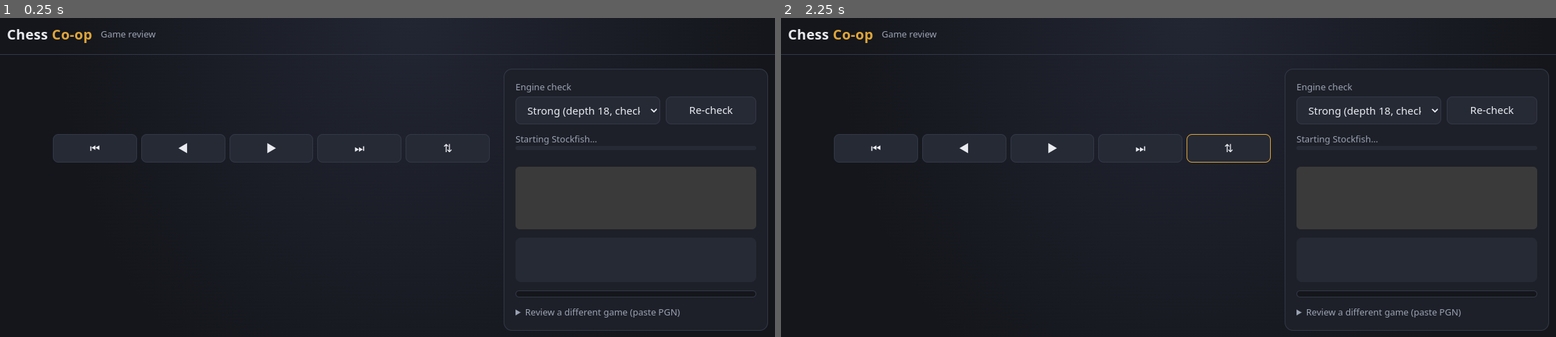
Above: before the commit, frames 1-2 (left to right).
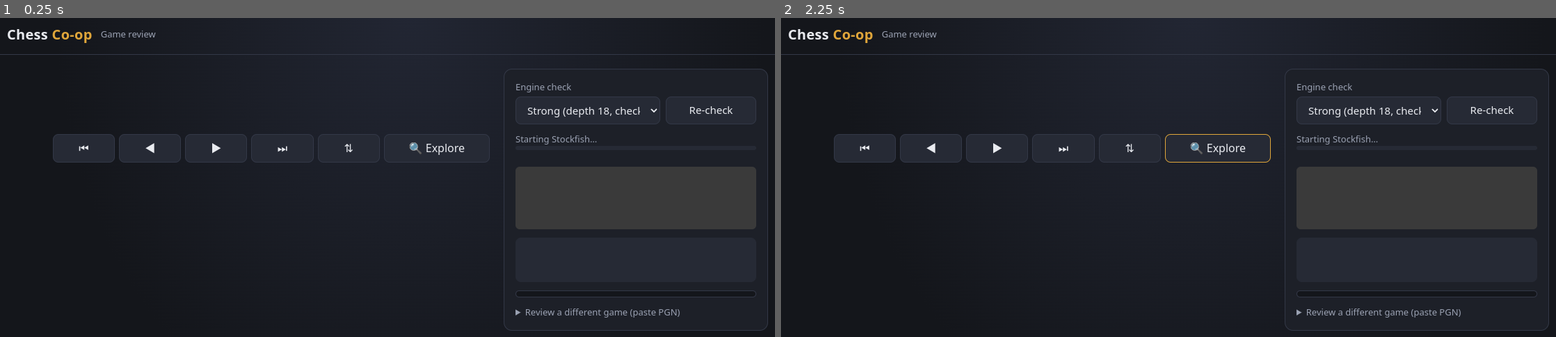
Above: after the commit, the same moments.

Repository: Yasukiii1/BrillianTChess
Game: browser game, page public/review.html
Two runs of this game, one before a commit and one after it. Both use one fixed random seed, a clock stepped at 60 frames per second and the inputs below.
Inputs (mouse positions are in pixels of both pictures, inside the frame that each line leads up to):
- Up to frame 1 (0.25 s): no input
- Up to frame 2 (2.25 s): hold Right 1.03-1.53 s; move the mouse to (1416, 203) at 1.07 s; tap Space at 1.1, 1.6, 2.1 s; hold Down 1.58-1.85 s; move the mouse to (1370, 190) at 1.67 s; hold Left from 1.9 s (still down); click "⇅" (after the commit: "🔍 Explore") at 2.02 s

The runs differ from the first frame. In frame 1, 0.3% of the frame differs, in the area x 10-60%, y 36-46%; in frame 2, 0.3%.

Commit message:
Review: show the consequences of your moves + Explore mode
- 'What if <opponent> takes the <piece>?' line for sacrifices/hanging pieces;
  if Stockfish wouldn't take, it calculates the capture line on demand
- 'What happens after <move>' line: your move + the opponent's best answer
- Explore mode: play any move from any position (or 'Try a different move
  here'), Stockfish answers with the best reply and the coach grades and
  explains your move; undo supported
- coach: don't stop counting material in the middle of a trade

Co-Authored-By: Claude Opus 5.5 <noreply@anthropic.com>

Diff:
--- a/public/css/style.css
+++ b/public/css/style.css
@@ -202,3 +202,4 @@
 .vline .vm { cursor: pointer; padding: 1px 4px; border-radius: 4px; }
 .vline .vm:hover { background: var(--panel-2); }
 .vline .vm.cur { background: rgba(40,140,255,.35); }
+.try-btn { border-style: dashed; }
--- a/public/js/review/coach.js
+++ b/public/js/review/coach.js
@@ -38,8 +38,11 @@
   const caps = { w: [], b: [] };
   const sans = [];
   const fens = [c.fen()];
-  for (const u of ucis.slice(0, maxPlies)) {
-    const m = uciMove(c, u);
+  for (let i = 0; i < ucis.length; i++) {
+    // stop after maxPlies, but never in the middle of a trade (finish recaptures, up to +4)
+    const lastWasCapture = i > 0 && /x/.test(sans[sans.length - 1] || '');
+    if (i >= maxPlies && (!lastWasCapture || i >= maxPlies + 4)) break;
+    const m = uciMove(c, ucis[i]);
     if (!m) break;
     if (m.captured) caps[m.color].push(m.captured);
     if (m.promotion) caps[m.color].push('promo:' + m.promotion);
@@ -205,6 +208,49 @@
  * Returns { text: [sentences], lines: [{ title, fen, ucis, sans }] }
  */
 export function explain(Chess, m, prev) {
+  const res = explainCore(Chess, m, prev);
+  if (m && m.label && m.label !== 'forced' && m.label !== 'book') addConsequences(Chess, m, res.lines);
+  return res;
+}
+
+/** The opponent's cheapest legal capture of the piece that just moved (if it's worth a piece). */
+function captureOf(Chess, m) {
+  const c = new Chess(m.fenBefore);
+  const mv = uciMove(c, m.uci);
+  if (!mv || mv.piece === 'k' || VAL[mv.promotion || mv.piece] < 3) return null;
+  const caps = c.moves({ verbose: true }).filter((x) => x.to === mv.to);
+  if (!caps.length) return null;
+  caps.sort((a, b) => VAL[a.piece] - VAL[b.piece]);
+  const t = caps[0];
+  return { uci: t.from + t.to + (t.promotion || ''), san: t.san, piece: mv.promotion || mv.piece };
+}
+
+/**
+ * Lines that show the CONSEQUENCES of the move actually played:
+ *  - "What if Black takes the bishop (Kxc4)?": the capture, then the engine's best play.
+ *    Marked probe:true when Stockfish still has to calculate the rest.
+ *  - "What happens after Bxc4": your move, then the opponent's best answer.
+ */
+function addConsequences(Chess, m, lines) {
+  const them = other(m.color);
+  const same = (a, b) => a.slice(0, 3).join(' ') === b.slice(0, 3).join(' ');
+  const has = (ucis) => lines.some((l) => same(l.ucis, ucis));
+  const mk = (title, ucis, probe = false) => ({ title, fen: m.fenBefore, ucis: ucis.slice(0, 10), sans: lineToSan(Chess, m.fenBefore, ucis, 10), probe });
+  const take = captureOf(Chess, m);
+  if (take) {
+    const title = `What if ${SIDE[them]} takes the ${NAME[take.piece]} (${take.san})?`;
+    const u = m.replyLine?.[0] === take.uci ? [m.uci, ...m.replyLine] : [m.uci, take.uci];
+    const dup = u.length > 2 && lines.find((l) => same(l.ucis, u));
+    if (dup) dup.title = `${title} Show why it ${m.label === 'brilliant' || m.label === 'great' || m.label === 'best' ? 'fails' : 'happens'}`;
+    else lines.unshift(mk(title, u, u.length === 2));
+  }
+  if (m.replyLine?.length) {
+    const u = [m.uci, ...m.replyLine];
+    if (!has(u)) lines.push(mk(`What happens after ${m.san}`, u));
+  }
+}
+
+function explainCore(Chess, m, prev) {
   const text = [];
   const lines = [];
   if (!m || !m.label) return { text, lines };
@@ -257,7 +303,8 @@
     const o = outcome(bestRun, me);
     if (L === 'best') {
       text.push(played.ideas.length ? `${cap(join(played.ideas))}.` : 'The strongest move in the position, improving the pieces without allowing anything.');
-      if (o && !played.ideas.some((i) => i.includes('checkmate'))) text.push(`Following the best line, ${SIDE[me]} ${o}.`);
+      const gain = bestRun ? materialPhrase(bestRun.caps, me).net : 0;
+      if (o && (gain > 0 || (bestRun.mate && bestRun.loser === them)) && !played.ideas.some((i) => i.includes('checkmate'))) text.push(`Following the best line, ${SIDE[me]} ${o}.`);
       if (m.bestLine?.length) lines.push(lineFor('Show the best line', m.bestLine));
     } else {
       text.push(`A ${L === 'excellent' ? 'very good' : 'decent'} move${played.ideas.length ? ' that ' + join(played.ideas) : ''}.`);
@@ -297,4 +344,4 @@
   return { text, lines };
 }
 
-export const _internals = { materialPhrase, forkTargets, pinOrSkewer, mateThreats, playLine, moveIdeas };
+export const _internals = { captureOf, materialPhrase, forkTargets, pinOrSkewer, mateThreats, playLine, moveIdeas };
--- a/public/js/review/review-page.js
+++ b/public/js/review/review-page.js
@@ -40,7 +40,8 @@
   result = classify(game, analyses, labelOf);
   cur = game.plies.length - 1;
   if (!board) {
-    board = new Board($('board'));
+    board = new Board($('board'), { onMove: (f, t, p) => exploreMove(f, t, p) });
+    $('explore').onclick = () => startExplore(cur >= 0 ? game.plies[cur].fenAfter : game.startFen);
     $('first').onclick = () => (vline ? stepLine(-99) : go(-1));
     $('prev').onclick = () => (vline ? stepLine(-1) : go(cur - 1));
     $('next').onclick = () => (vline ? stepLine(1) : go(cur + 1));
@@ -57,6 +58,8 @@
       if (vline && e.key === 'ArrowLeft') stepLine(-1);
       else if (vline && e.key === 'ArrowRight') stepLine(1);
       else if (vline && e.key === 'Escape') stopLine();
+      else if (explore && e.key === 'Escape') stopExplore();
+      else if (explore) return; // arrow keys don't leave Explore by accident
       else if (e.key === 'ArrowLeft') go(cur - 1);
       else if (e.key === 'ArrowRight') go(cur + 1);
       else if (e.key === 'Home') go(-1);
@@ -72,7 +75,7 @@
   run(+$('depth').value);
 }
 
-const go = (i) => { if (vline) stopLine(false); cur = Math.max(-1, Math.min(game.plies.length - 1, i)); show(); };
+const go = (i) => { if (vline) stopLine(false); explore = null; cur = Math.max(-1, Math.min(game.plies.length - 1, i)); show(); };
 
 // ---------- analysis ----------
 async function run(depth) {
@@ -170,8 +173,30 @@
 let coachLines = [];
 let vline = null; // { title, fens, moves:[{from,to,san}], idx, timer }
 
-function startLine(line) {
+// Analyse a position (cached results first). Used by probe lines and Explore mode.
+async function analyse(fen, depth = 16) {
+  const t = new Chess(fen);
+  if (t.isCheckmate()) return { terminal: 'mate' };
+  if (t.isGameOver()) return { terminal: 'draw' };
+  const hit = getEval(fen, depth);
+  if (hit) return hit;
+  if (!pool) pool = new AnalyzerPool();
+  const a = await pool.analyze(fen, depth);
+  if (a) putEval(fen, a);
+  return a;
+}
+
+async function startLine(line) {
   stopLine(false);
+  if (line.probe) {
+    // "What if they take?": Stockfish still has to work out what happens after the capture.
+    $('comment').innerHTML = `<b>▶ ${esc(line.title)}</b><div class="small" style="margin-top:6px">Stockfish is working out what happens after ${esc(line.sans)}…</div>`;
+    const c0 = new Chess(line.fen);
+    for (const u of line.ucis) c0.move({ from: u.slice(0, 2), to: u.slice(2, 4), promotion: u[4] || undefined });
+    const a = await analyse(c0.fen(), 16);
+    const more = a?.lines?.[0]?.pv || [];
+    line = { ...line, probe: false, ucis: [...line.ucis, ...more].slice(0, 12) };
+  }
   const c = new Chess(line.fen);
   const fens = [c.fen()], moves = [];
   for (const u of line.ucis) {
@@ -199,7 +224,87 @@
 function stopLine(redraw = true) {
   if (vline) clearInterval(vline.timer);
   vline = null;
-  if (redraw) show();
+  if (redraw) (explore ? renderExplore() : show());
+}
+
+// ---------- Explore: play your own moves, the engine answers, the coach judges ----------
+let explore = null; // { userColor, stack:[{fen,lastMove}], busy, info, badge }
+
+function startExplore(fen) {
+  stopLine(false);
+  explore = { userColor: new Chess(fen).turn(), stack: [{ fen, lastMove: null }], busy: false, info: null, badge: null };
+  renderExplore();
+}
+function stopExplore() { explore = null; show(); }
+const exploreTop = () => explore.stack[explore.stack.length - 1];
+
+function renderExplore() {
+  const { fen, lastMove } = exploreTop();
+  const c = new Chess(fen);
+  const over = c.isGameOver();
+  const myTurn = !explore.busy && !over && c.turn() === explore.userColor;
+  board.setPosition(fen, { lastMove, movableColor: myTurn ? explore.userColor : null });
+  board.setDecor({ arrows: [], badge: explore.badge });
+  const side = explore.userColor === 'w' ? 'White' : 'Black';
+  let status;
+  if (over) status = c.isCheckmate() ? '<b>Checkmate!</b>' : '<b>Draw.</b>';
+  else if (explore.busy) status = 'Stockfish is judging your move and finding the best reply…';
+  else status = `Your turn as <b>${side}</b>: drag or click a piece to try any move.`;
+  let html = `<div class="vline-head"><b>🔍 Explore: try your own moves</b><button id="exitExplore">✕ Back to game</button></div>` +
+    `<div class="small" style="margin:6px 0">${status}</div>`;
+  const inf = explore.info;
+  if (inf && inf.m?.label) {
+    const L = LABELS[inf.m.label];
+    html += `${ico(inf.m.label)} <b style="color:${L.color}">Your ${esc(inf.san)}: ${L.name}</b>` +
+      `<div class="coach"><span class="coach-tag">Coach</span>${inf.ex.text.map((t) => `<p>${esc(t)}</p>`).join('')}</div>` +
+      inf.ex.lines.map((l, i) => `<button class="line-btn" data-line="${i}">▶ ${esc(l.title)}</button><div class="line-san">${esc(l.sans)}</div>`).join('') +
+      (inf.reply ? `<div class="small" style="margin-top:6px">Stockfish answered <b>${esc(inf.reply)}</b> (best reply). Eval now: ${esc(inf.evalTxt)}.</div>` : '');
+  }
+  html += `<div class="row" style="margin-top:8px"><button id="exUndo"${explore.stack.length > 1 && !explore.busy ? '' : ' disabled'}>↶ Undo my move</button></div>`;
+  $('comment').innerHTML = html;
+  coachLines = inf?.ex?.lines || [];
+  $('comment').querySelectorAll('.line-btn').forEach((b) => (b.onclick = () => startLine(coachLines[+b.dataset.line])));
+  $('exitExplore').onclick = stopExplore;
+  $('exUndo').onclick = () => {
+    explore.stack.pop();
+    while (explore.stack.length > 1 && new Chess(exploreTop().fen).turn() !== explore.userColor) explore.stack.pop();
+    explore.info = null; explore.badge = null;
+    renderExplore();
+  };
+}
+
+async function exploreMove(from, to, promotion) {
+  if (!explore || explore.busy) return;
+  const before = exploreTop().fen;
+  const c = new Chess(before);
+  let mv;
+  try { mv = c.move({ from, to, promotion }); } catch { renderExplore(); return; }
+  const after = c.fen();
+  explore.stack.push({ fen: after, lastMove: { from, to } });
+  explore.busy = true; explore.info = null; explore.badge = null;
+  renderExplore();
+  const [aB, aA] = await Promise.all([analyse(before), analyse(after)]);
+  if (!explore || exploreTop().fen !== after) return; // user left or undid meanwhile
+  // judge the move exactly like a game move
+  const r = classify(buildGame(Chess, before, [mv.san]), [aB, aA], () => 'You');
+  const m = r.moves[0];
+  const info = { m, san: mv.san, ex: m.label ? explain(Chess, m, null) : { text: [], lines: [] } };
+  explore.badge = m.label ? { sq: mv.to, icon: LABELS[m.label].icon, color: LABELS[m.label].color } : null;
+  // Stockfish plays the opponent's best reply
+  const replyUci = aA?.lines?.[0]?.pv?.[0];
+  if (replyUci) {
+    await new Promise((res) => setTimeout(res, 450));
+    if (!explore || exploreTop().fen !== after) return;
+    const c2 = new Chess(after);
+    const rm = c2.move({ from: replyUci.slice(0, 2), to: replyUci.slice(2, 4), promotion: replyUci[4] || undefined });
+    explore.stack.push({ fen: c2.fen(), lastMove: { from: rm.from, to: rm.to } });
+    info.reply = rm.san;
+    info.evalTxt = fmtScore(aA.lines[0].score, new Chess(after).turn());
+    explore.badge = null;
+  }
+  explore.info = info;
+  explore.busy = false;
+  renderExplore();
 }
 
 function renderLine() {
@@ -222,7 +327,7 @@
 }
 
 function show() {
-  if (!game || vline) return; // while a coach line is playing, leave the board alone
+  if (!game || vline || explore) return; // a coach line or Explore mode owns the board
   const p = cur >= 0 ? game.plies[cur] : null;
   const m = cur >= 0 ? result.moves[cur] : null;
   const fen = p ? p.fenAfter : game.startFen;
@@ -273,10 +378,12 @@
       `<span class="small"> · ${esc(m.who)}</span>` +
       `<div class="coach"><span class="coach-tag">Coach</span>${ex.text.map((t) => `<p>${esc(t)}</p>`).join('')}</div>` +
       ex.lines.map((l, i) => `<button class="line-btn" data-line="${i}">▶ ${esc(l.title)}</button><div class="line-san">${esc(l.sans)}</div>`).join('') +
+      `<button class="line-btn try-btn" id="tryHere">🔍 Try a different move here</button>` +
       `<div class="small" style="margin-top:6px">Eval after: ${fmtScore(m.playedScore, p.color)} · win chance lost: ${m.loss.toFixed(1)}%</div>`;
   }
   $('comment').innerHTML = html;
-  $('comment').querySelectorAll('.line-btn').forEach((b) => (b.onclick = () => startLine(coachLines[+b.dataset.line])));
+  $('comment').querySelectorAll('.line-btn[data-line]').forEach((b) => (b.onclick = () => startLine(coachLines[+b.dataset.line])));
+  if ($('tryHere')) $('tryHere').onclick = () => startExplore(p.fenBefore);
 
   // highlight in move list
   $('moves').querySelectorAll('.m').forEach((el) => el.classList.toggle('cur', +el.dataset.i === cur));
--- a/public/review.html
+++ b/public/review.html
@@ -21,6 +21,7 @@
         <button id="first" title="Start (Home)">⏮</button><button id="prev" title="Back (←)">◀</button>
         <button id="next" title="Forward (→)">▶</button><button id="last" title="End (End)">⏭</button>
         <button id="flip" title="Flip board">⇅</button>
+        <button id="explore" title="Play your own moves from this position" style="flex:2">🔍 Explore</button>
       </div>
     </section>
 
--- a/test/review.test.js
+++ b/test/review.test.js
@@ -81,6 +81,16 @@
 assert.ok(_internals.forkTargets(c, mv), 'knight fork'); console.log('✓ fork detected');
 c = new Chess('4k3/3p4/2n5/8/8/8/8/4KB2 w - - 0 1'); c.remove('d7'); mv = c.move('Bb5');
 assert.strictEqual(_internals.pinOrSkewer(c, mv).kind, 'pin'); console.log('✓ pin detected');
+r = await review('e4 e5 Nf3 d6 Bc4 Bg4 Nc3 g6 Nxe5 Bxd1 Bxf7+ Ke7 Nd5#'.split(' '));
+let mx = r.moves.find((m) => m.san === 'Nxe5');
+let titles = explain(Chess, mx, null).lines.map((l) => l.title + (l.probe ? ' [probe]' : ''));
+console.log('  Nxe5 buttons:', titles.join(' | '));
+assert.ok(titles.some((t) => /What if Black takes the knight/.test(t)));
+// force the 'engine would NOT take' case: replyLine starts with another move -> probe line
+const fake = { ...mx, replyLine: ['b8c6', 'g4d1'] };
+const pl = explain(Chess, fake, null).lines.find((l) => /What if/.test(l.title));
+assert.ok(pl.probe && pl.ucis.length === 2, 'probe line when the capture is not the engine reply');
+console.log('✓ consequence lines: what-if-they-take (direct + probe), what happens after');
 console.log('✓ coach explanations look right');
 
 assert.strictEqual(fmtScore({ cp: 130 }, 'w'), '+1.3');
